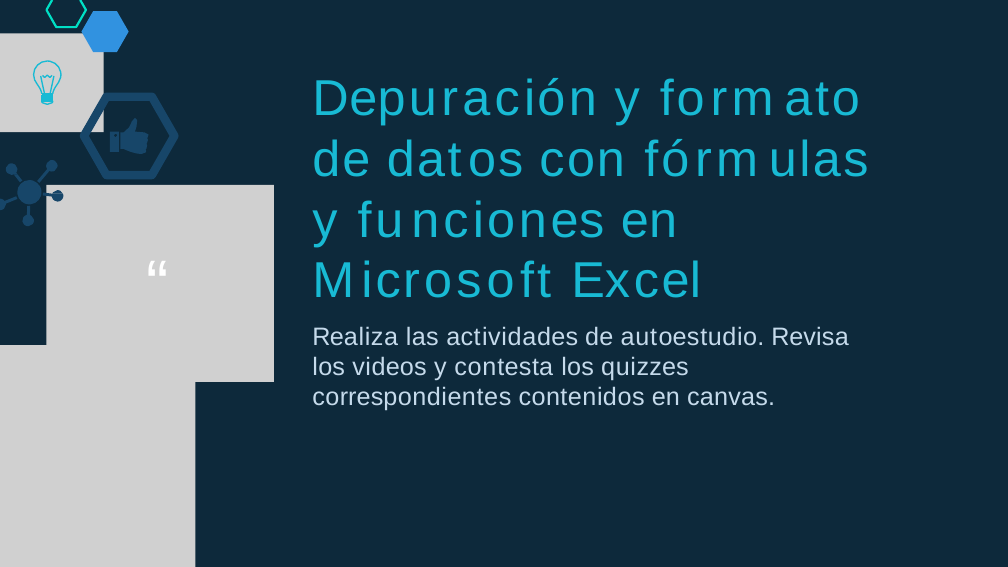
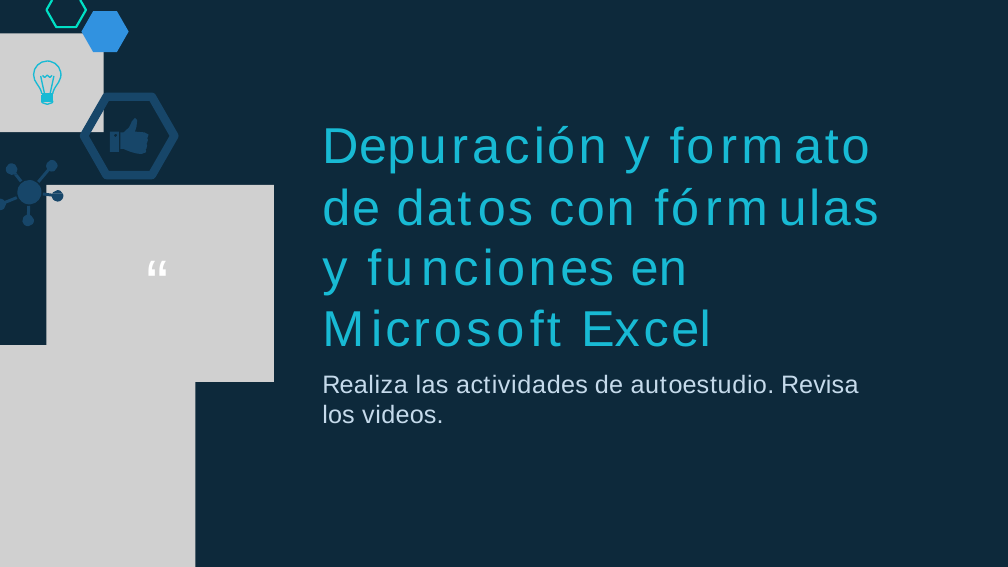
Before and after one commit to lizetheP/PensamientoC, a slide deck: slide 2 of Calendario2019/Presentaciones/Originales/1.9 Introducción a la manipulación de datos autoestudio.pptx. Drawn at 1008x567 pixels with LibreOffice and Linux fonts; fonts in the diff are those of the drawing; grey boxes stand for pictures. Boxes give left, top, right and bottom in pixels: in the first picture for what was removed or moved away, otherwise in the second. Text is boxed around its words. In the diff, an @@ line names an element or a change of style, - is before the commit and + after.

```diff
--- a/Calendario2019/Presentaciones/Originales/1.9 Introducción a la manipulación de datos autoestudio.pptx
+++ b/Calendario2019/Presentaciones/Originales/1.9 Introducción a la manipulación de datos autoestudio.pptx
@@ text "Depuración y formato": place and size @@
-text "Depuración y formato" at [312, 78, 640, 125]
+text "Depuración y formato" at [322, 126, 650, 173]
@@ text "de datos con fórmulas y ...": place and size @@
-text "de datos con fórmulas y ..." at [312, 139, 848, 411]
+text "de datos con fórmulas y ..." at [322, 188, 858, 424]
@@ text at [322, 374, 858, 424]: text changed @@
-Realiza las actividades de autoestudio. Revisa los videos y contesta los quizzes correspondientes contenidos en canvas.
+Realiza las actividades de autoestudio. Revisa los videos.
```
Also in this commit, not shown: 1 slide added, 18 other files.
